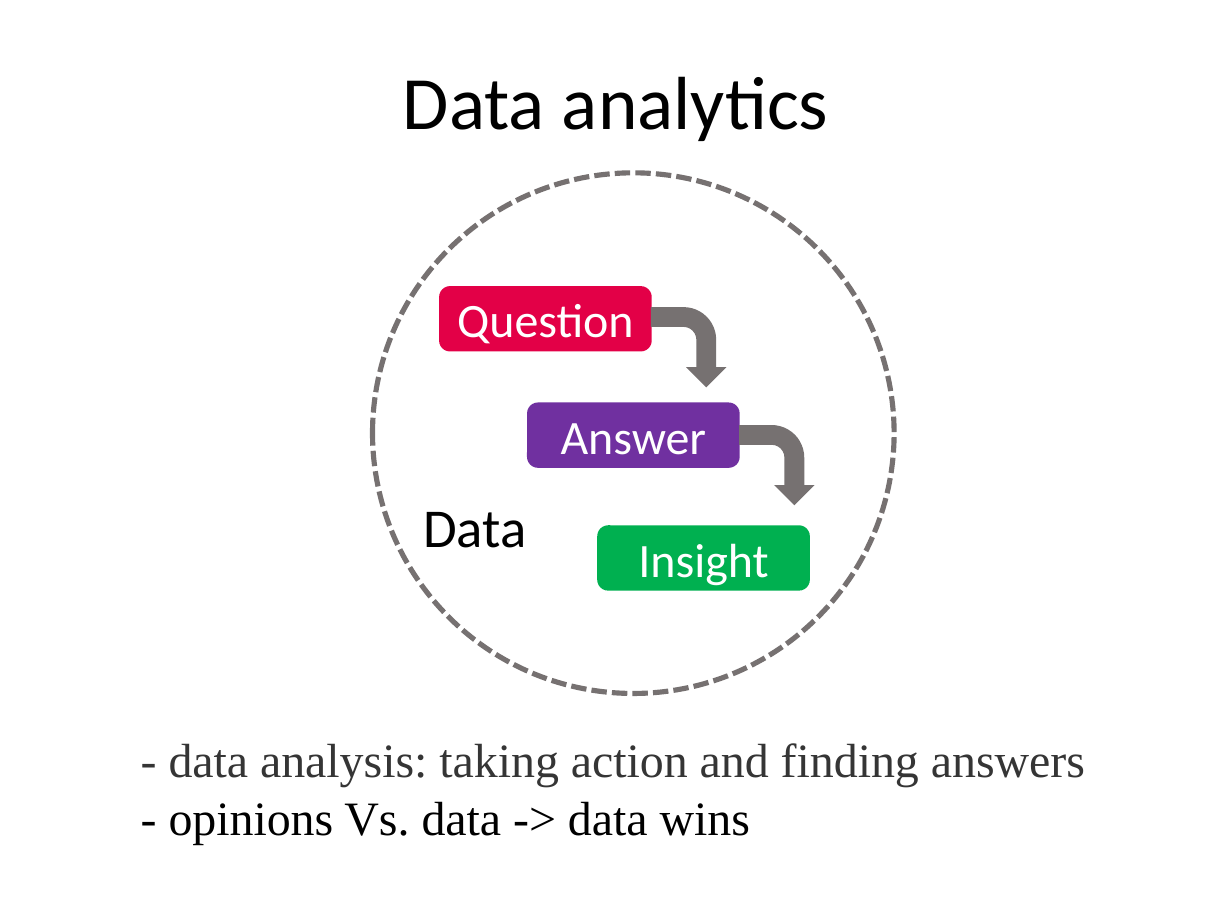
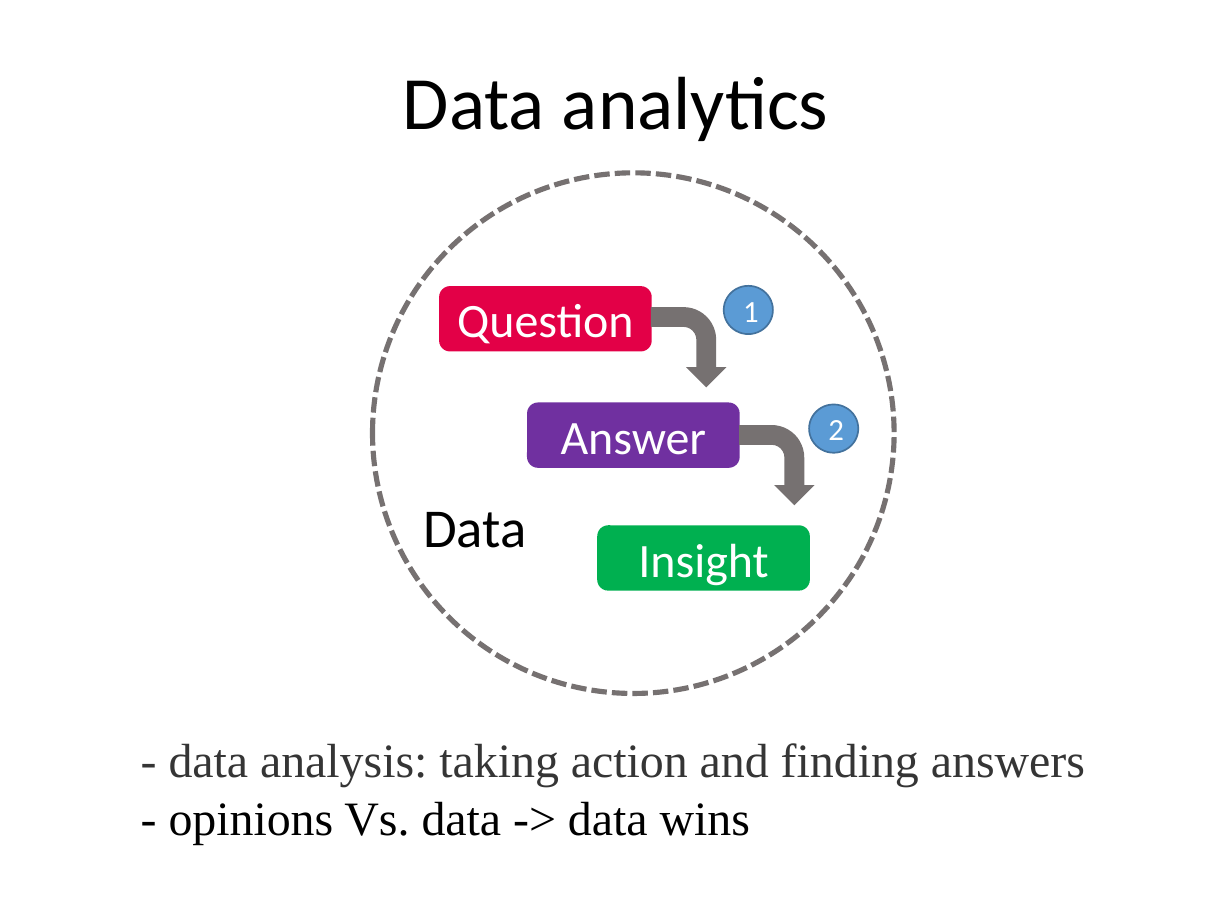
Before and after one commit to Rashedul/stat545_guest_lecture, a slide deck: slide 2 of cm010_slides.pptx. Drawn at 1232x924 pixels with LibreOffice and Linux fonts; fonts in the diff are those of the drawing. Boxes give left, top, right and bottom in pixels: in the first picture for what was removed or moved away, otherwise in the second. Text is boxed around its words. In the diff, an @@ line names an element or a change of style, - is before the commit and + after.

```diff
--- a/cm010_slides.pptx
+++ b/cm010_slides.pptx
@@ ellipse added at [723,286,772,334], fill #5B9BD5, outline #43739E 1 pt, 18 pt, text #FFFFFF @@
+1
@@ ellipse added at [809,404,859,452], fill #5B9BD5, outline #43739E 1 pt, 18 pt, text #FFFFFF @@
+2
```
Also in this commit, not shown: 1 other slide changed, 7 other files.
